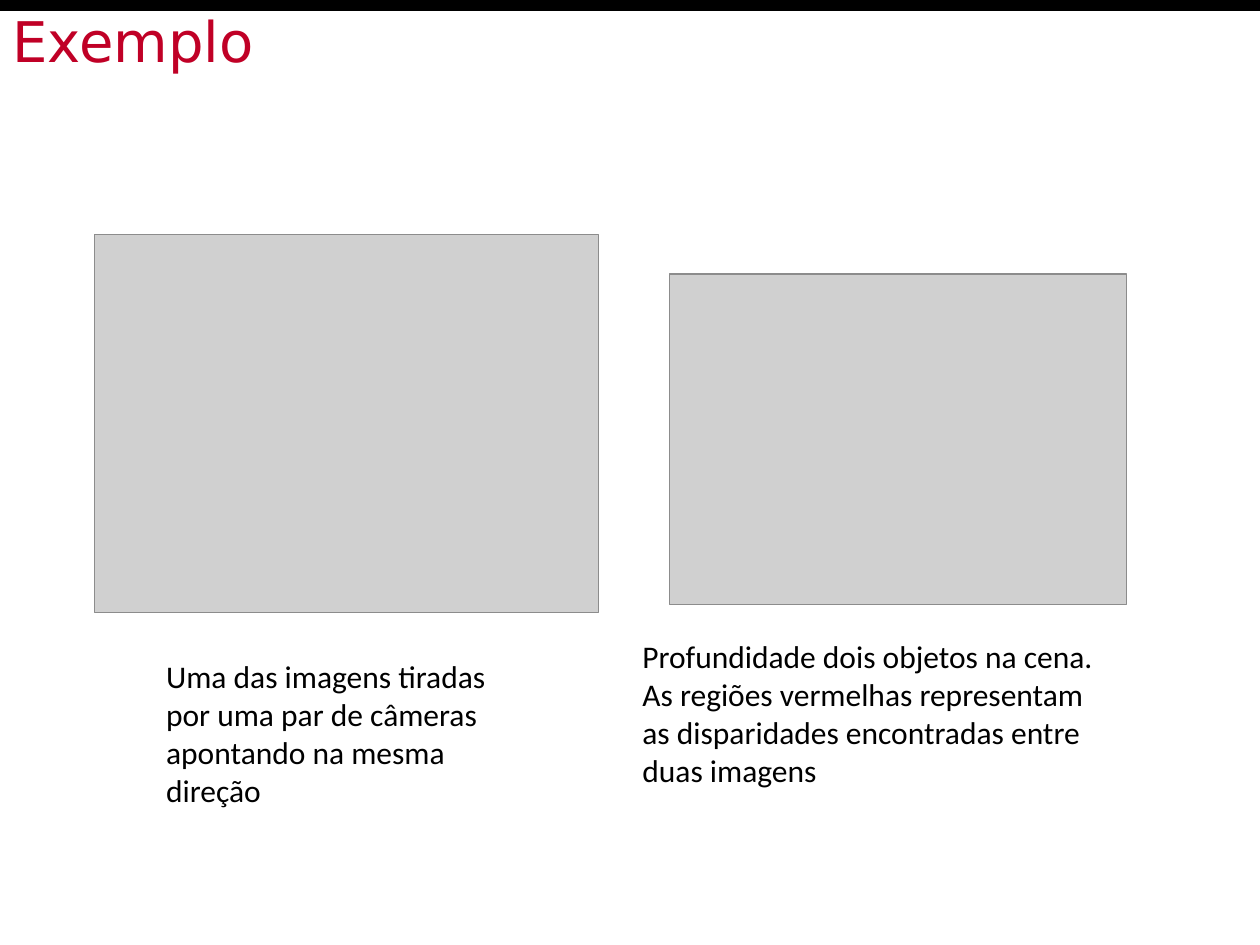
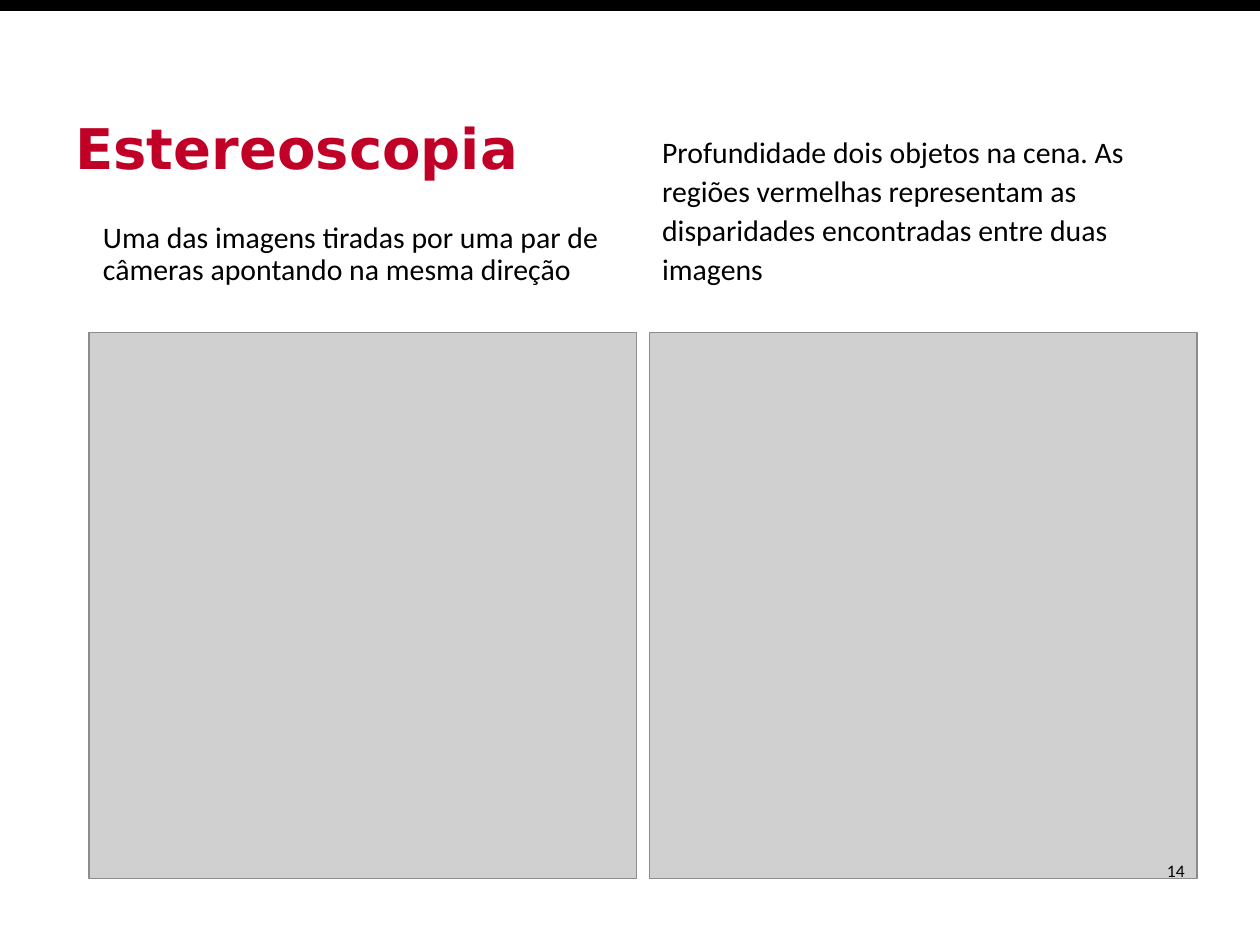
Before and after one commit to Insper/robotica-computacional, a slide deck: slide 14 of docs/modulos/02-modelo-de-camera/slides.pptx (slide 12 before the commit). Drawn at 1260x945 pixels with LibreOffice and Linux fonts; fonts in the diff are those of the drawing; grey boxes stand for pictures; background and template pictures are left out. Boxes give left, top, right and bottom in pixels: in the first picture for what was removed or moved away, otherwise in the second. Text is boxed around its words. In the diff, an @@ line names an element or a change of style, - is before the commit and + after.

```diff
--- a/docs/modulos/02-modelo-de-camera/slides.pptx
+++ b/docs/modulos/02-modelo-de-camera/slides.pptx
@@ title at (x1=75, y1=126, x2=517, y2=181): text changed; bold on @@
-Exemplo
+Estereoscopia
@@ text "Profundidade dois objetos na cena. ..." moved from (x1=642, y1=646, x2=1093, y2=788) to (x1=662, y1=142, x2=1124, y2=285) @@
@@ text "Profundidade dois objetos na cena. ..." at (x1=662, y1=142, x2=1124, y2=285): size 18 to 17 pt; line spacing 1 to 1.1; more space between paragraphs; vertical alignment top to bottom @@
@@ text "Uma das imagens tiradas por ..." moved from (x1=166, y1=666, x2=485, y2=808) to (x1=103, y1=227, x2=597, y2=285) @@
@@ text "Uma das imagens tiradas por ..." at (x1=103, y1=227, x2=597, y2=285): size 18 to 17 pt; line spacing 1 to 0.9; more space between paragraphs; vertical alignment top to bottom @@
@@ picture resized from (x1=94, y1=234, x2=598, y2=612) to (x1=89, y1=333, x2=636, y2=878) @@
@@ picture resized from (x1=669, y1=275, x2=1125, y2=605) to (x1=650, y1=333, x2=1197, y2=878) @@
@@ page number added at (x1=1167, y1=866, x2=1185, y2=882), 10 pt, text #000000 @@
+14
```
Also in this commit, not shown: 5 other slides changed, 9 slides added, 7 slides removed, 1 other file.
